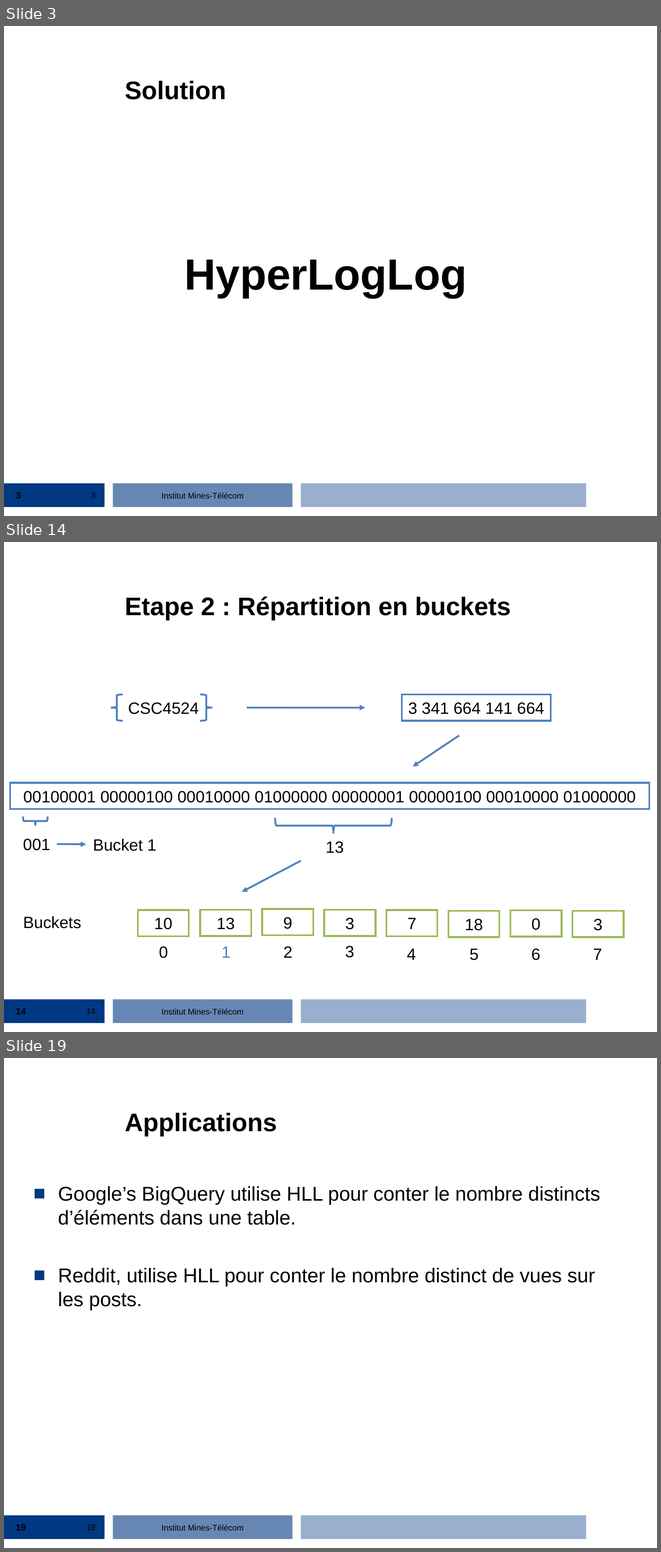
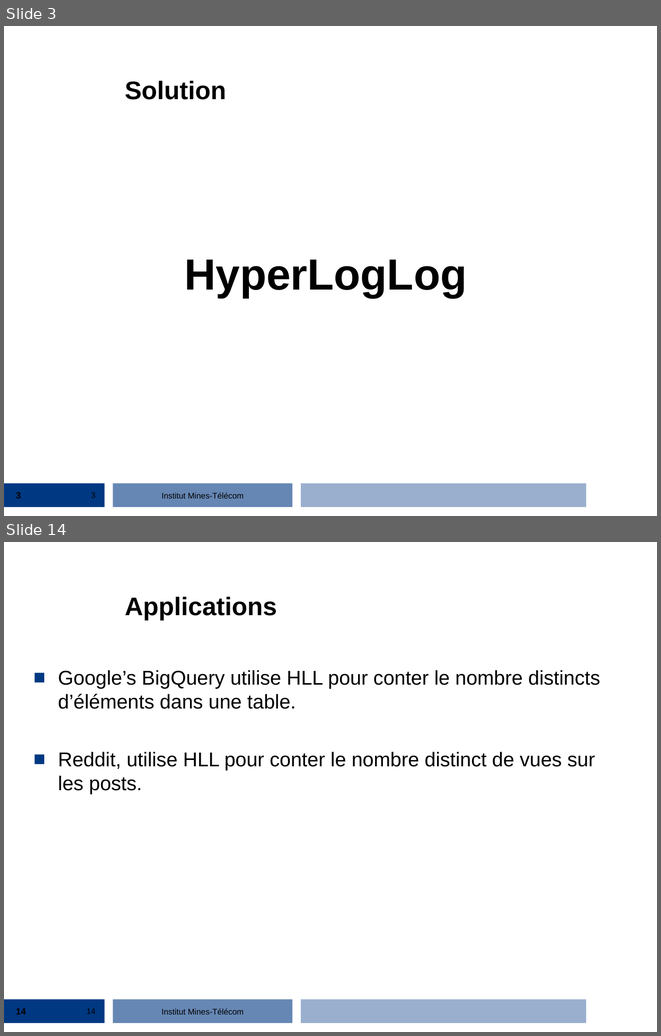
Before and after one commit to streaming-algorithms/hyper_log_log, a slide deck: 2_hyperloglog.ppt. Shown one above the other, each under a label of ours: slides 3, 14 and 19 before the commit, slides 3 and 14 after it; the slides between them are not shown. The pictures are 661x1552 and 661x1036 pixels, drawn with LibreOffice and Linux fonts; fonts in the diff are those of the drawing; background and template pictures are left out. Boxes give left, top, right and bottom in pixels: in the first picture for what was removed or moved away, otherwise in the second. Text is boxed around its words. In the diff, an @@ line names an element or a change of style, - is before the commit and + after.

```diff
--- a/2_hyperloglog.ppt
+++ b/2_hyperloglog.ppt
@@ slide 14 removed at <box>4,542,657,1032</box>, background #FFFFFF; not listed: 4 template elements that a slide beside it also shows @@
@@ title removed at <box>125,597,511,620</box> @@
-Etape 2 : Répartition en buckets
@@ freeform shape removed at <box>111,694,123,720</box> @@
@@ freeform shape removed at <box>200,694,212,720</box> @@
@@ rectangle removed at <box>402,694,550,720</box> @@
-3 341 664 141 664
@@ text removed at <box>128,702,199,714</box> @@
-CSC4524
@@ arrow removed from (247, 707) to (365, 708) @@
@@ arrow removed from (459, 735) to (413, 767) @@
@@ rectangle removed at <box>10,783,649,809</box> @@
-00100001 00000100 00010000 01000000 00000001 00000100 00010000 01000000
@@ freeform shape removed at <box>23,816,48,826</box> @@
@@ freeform shape removed at <box>275,818,392,834</box> @@
@@ text removed at <box>23,838,50,850</box> @@
-001
@@ arrow removed from (57, 844) to (86, 844) @@
@@ text removed at <box>93,838,156,851</box> @@
-Bucket 1
@@ text removed at <box>326,841,344,853</box> @@
-13
@@ arrow removed from (301, 861) to (241, 891) @@
@@ text removed at <box>23,916,81,928</box> @@
-Buckets
@@ group removed at <box>138,909,624,960</box>: 8 rectangles, 8 texts @@
-10
-9
-3
-7
-18
-0
-13
-3
-0
-2
-3
-1
-4
-6
-7
-5
@@ page number removed at <box>16,1008,26,1014</box> @@
-14
@@ page number removed at <box>87,1008,96,1014</box> @@
-14
@@ what was slide 19 is now slide 14 @@
@@ page number at <box>16,1008,26,1014</box>: text changed @@
-19
+14
@@ page number at <box>87,1008,96,1014</box>: text changed @@
-19
+14
```
Also in this commit, not shown: 13 slides added, 17 other slides removed.
